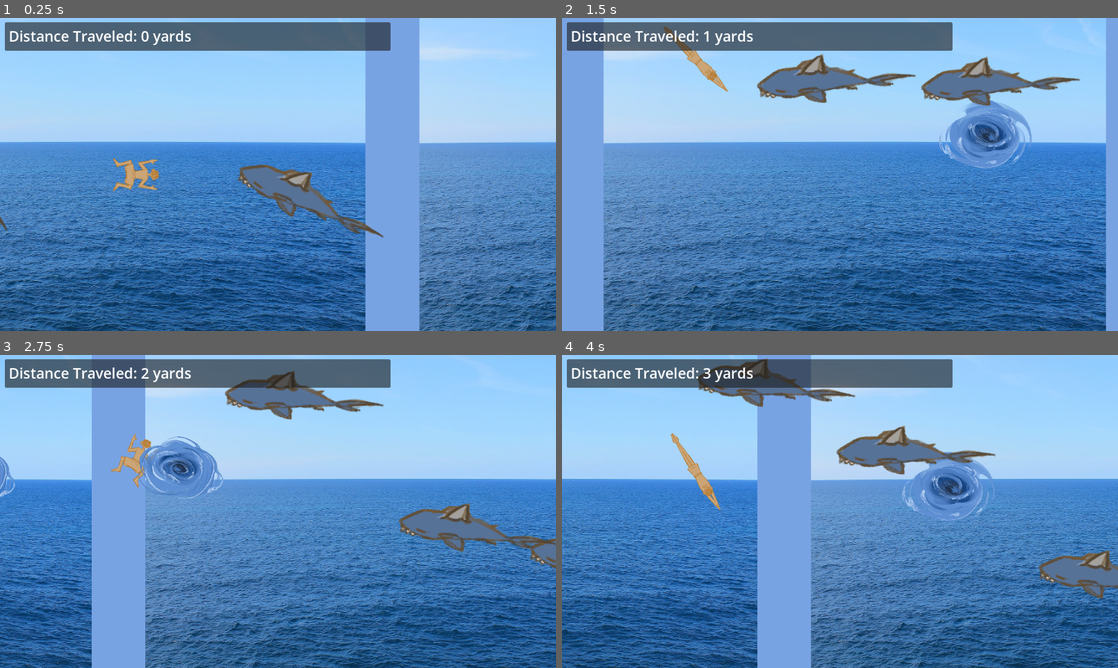
Above: before the commit, frames 1-4 (two rows, left to right).
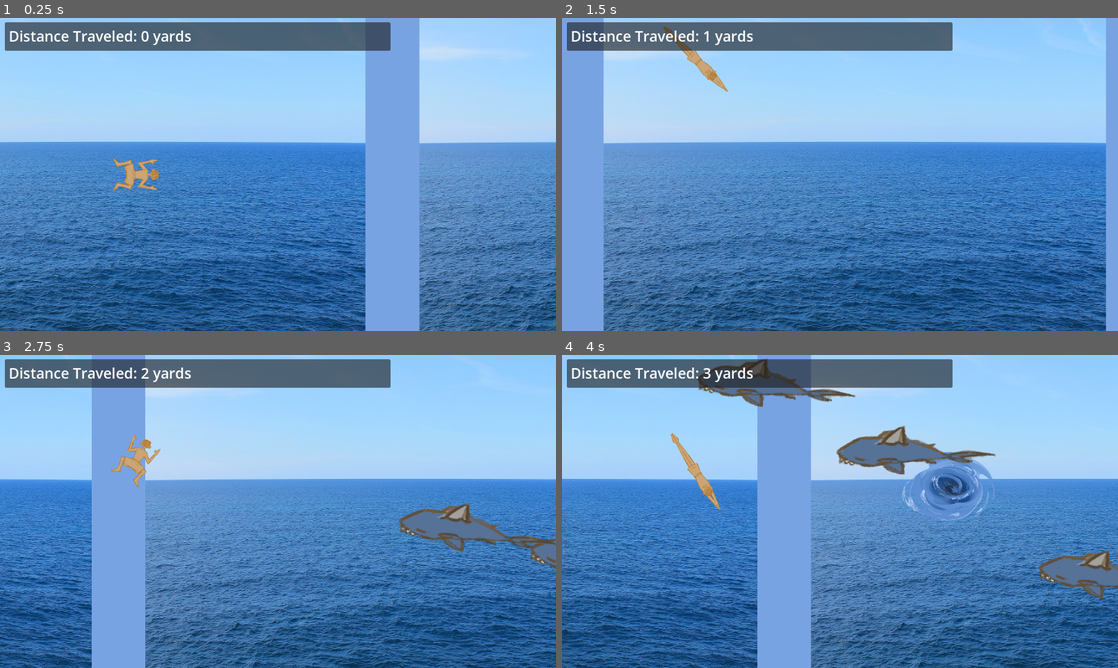
Above: after the commit, the same moments.

Repository: sophieTheProgrammer/microjam-island-61
Game: Godot game, scene res://scenes/game.tscn
Two runs of this game, one before a commit and one after it. Both use one fixed random seed, a clock stepped at 60 frames per second and the inputs below.
Inputs (mouse positions are in pixels of both pictures, inside the frame that each line leads up to):
- Up to frame 1 (0.25 s): no input
- Up to frame 2 (1.5 s): tap Enter (ui_accept) at 0.5, 0.77 s; move the mouse to (962, 158) at 0.52 s; hold Up (up) 0.53-1.28 s; click (962, 158) at 0.6 s; move the mouse to (728, 190) at 1.27 s; hold Down (down) from 1.28 s (still down); click (728, 190) at 1.35 s
- Up to frame 3 (2.75 s): tap Enter (ui_accept) at 1.52 s; move the mouse to (333, 442) at 2.02 s; release Down (down) at 2.03 s; hold Up (up) from 2.03 s (still down); click (333, 442) at 2.1 s
- Up to frame 4 (4 s): move the mouse to (812, 574) at 2.77 s; click (812, 574) at 2.85 s; tap Enter (ui_accept) at 3.02, 3.77 s; move the mouse to (1006, 558) at 3.52 s; release Up (up) at 3.53 s; hold Down (down) from 3.53 s (still down); click (1006, 558) at 3.6 s

The runs differ from the first frame. In frame 1, 1.9% of the frame differs, in the area x 0-70%, y 46-71%; in frame 2, 6.0%, in the area x 35-94%, y 11-49%; in frame 3, 3.6%; in frame 4, nothing differs.

Commit message:
spawners change

Diff:
--- a/scripts/spawner.gd
+++ b/scripts/spawner.gd
@@ -5,9 +5,9 @@
 var chunks_spawned = 0
 func _ready() -> void:
 	EventBus.spawn_new_chunk.connect(spawn_chunk)
-	spawn_chunk()
-	spawn_sharkless_chunk()
-	spawn_chunk()
+	spawn_obstacleless_chunk()
+	spawn_obstacleless_chunk()
+	spawn_obstacleless_chunk()
 
 func _process(_delta: float) -> void:
 	pass
@@ -18,9 +18,10 @@
 	self.add_child.call_deferred(new_chunk)
 	chunks_spawned += 1
 
-func spawn_sharkless_chunk():
+func spawn_obstacleless_chunk():
 	var new_chunk = chunk.instantiate()
 	new_chunk.position.x = (chunks_spawned * Global.viewport.x)
 	new_chunk.sharks_to_spawn = 0
+	new_chunk.whirlpools_to_spawn = 0
 	self.add_child.call_deferred(new_chunk)
 	chunks_spawned += 1
